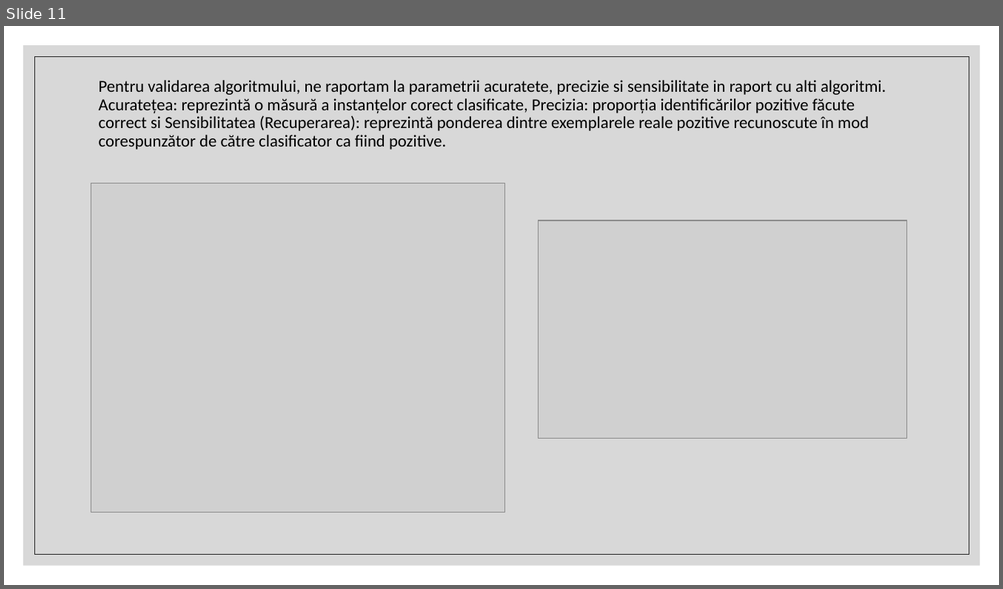
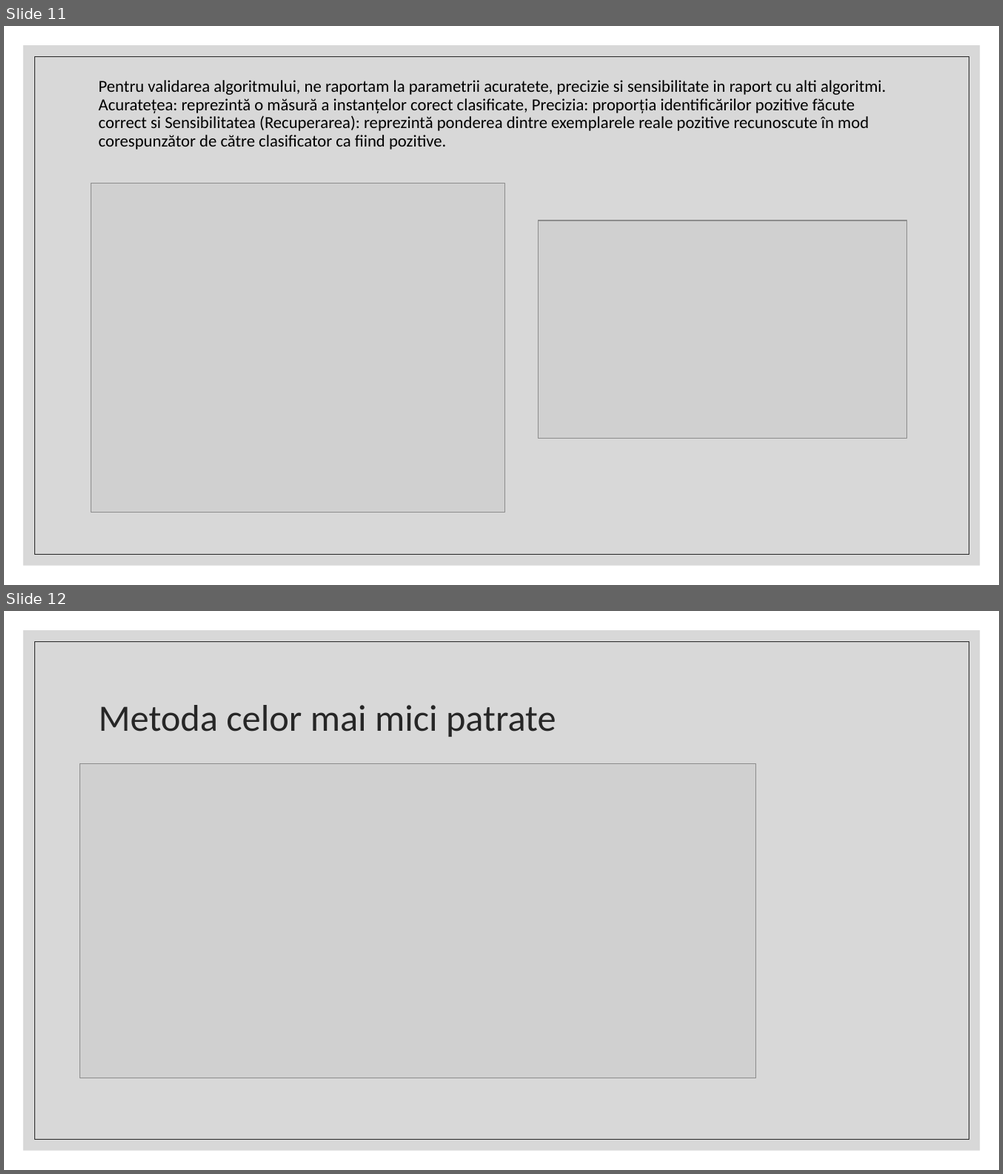
Before and after one commit to asabou/WeatherForecast, a slide deck: Algoritmi ML de predictie a sansei de ploaie.pptx. Shown one above the other, each under a label of ours: slide 11 before the commit, slides 11 and 12 after it. The pictures are 1003x589 and 1003x1174 pixels, drawn with LibreOffice and Linux fonts; fonts in the diff are those of the drawing; grey boxes stand for pictures. Boxes give left, top, right and bottom in pixels: in the first picture for what was removed or moved away, otherwise in the second. Text is boxed around its words. In the diff, an @@ line names an element or a change of style, - is before the commit and + after.

```diff
--- a/Algoritmi ML de predictie a sansei de ploaie.pptx
+++ b/Algoritmi ML de predictie a sansei de ploaie.pptx
@@ slide 12 added at [4, 611, 999, 1170], background #FFFFFF; not listed: 2 template elements that a slide beside it also shows @@
@@ title added at [99, 705, 556, 737], 36 pt, text #262626 @@
+Metoda celor mai mici patrate
@@ picture added at [79, 764, 755, 1078] @@
```
Also in this commit, not shown: 3 other slides added.
